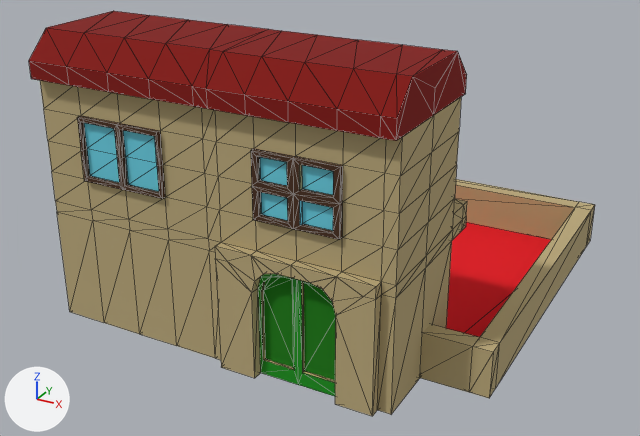
The Blender file @Commons/Blend/CasaE.blend: old version first, new version second.
One viewpoint serves both versions: a 50 mm lens placed at (8.93, -13.27, 9.52), pointed at (0.39, 2.25, 1.76). The lights are fixed; the arrows at lower left show +X, +Y and +Z. Mesh edges are drawn as thin lines. Objects named as collision shapes, trigger or cutter boxes, shadow casters or lower levels of detail are left out.

In view in the first picture: 'Casa  Alta', 'Paredonn -col', 'Paredonn -col.001'.
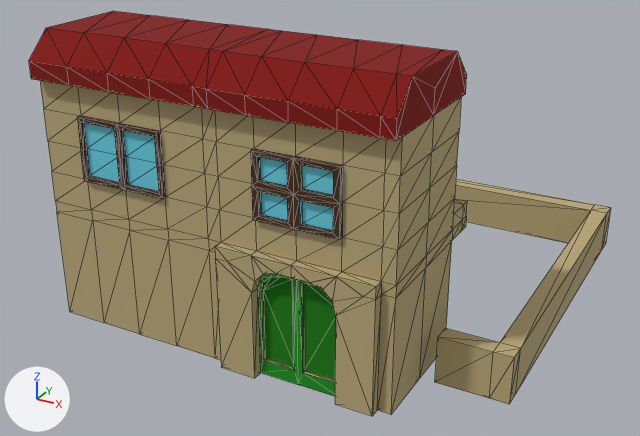
The change, as a diff of the scene's bpy script:
```diff
--- a/@Commons/Blend/CasaE.blend.py
+++ b/@Commons/Blend/CasaE.blend.py
@@ me_cube_009 @@
 me_cube_009.from_pydata(...)  # 32 vertices, 60 faces; spans x -3.73..5.13, y 0.01..7.72, z 0.04..1.02
 # used by ob_paredonn__col; location = (0.0, 0.0, 0.0)
+# me_cube_009 part 1: all 20 vertices in x 3.69..5.13, y 0.01..7.72, z 0.04..1.02 are moved by (0.38, 0.0, 0.0)
 me_cube_009.materials.append(mat_cemento)
@@ ob_paredonn__col_001 @@
-ob_paredonn__col_001 = bpy.data.objects.new('Paredonn -col.001', me_cube_003)
-ob_paredonn__col_001.location = (0.0, 0.0, 0.0)
```

Pixel boxes [x1, y1, x2, y2] of what changed, in the pictures (640 x 436 px):
'Paredonn -col', reshaped
    before: [420, 179, 595, 398]
    after: [435, 179, 611, 404]
'Paredonn -col.001', deleted (red)
    before: [446, 222, 551, 337]
